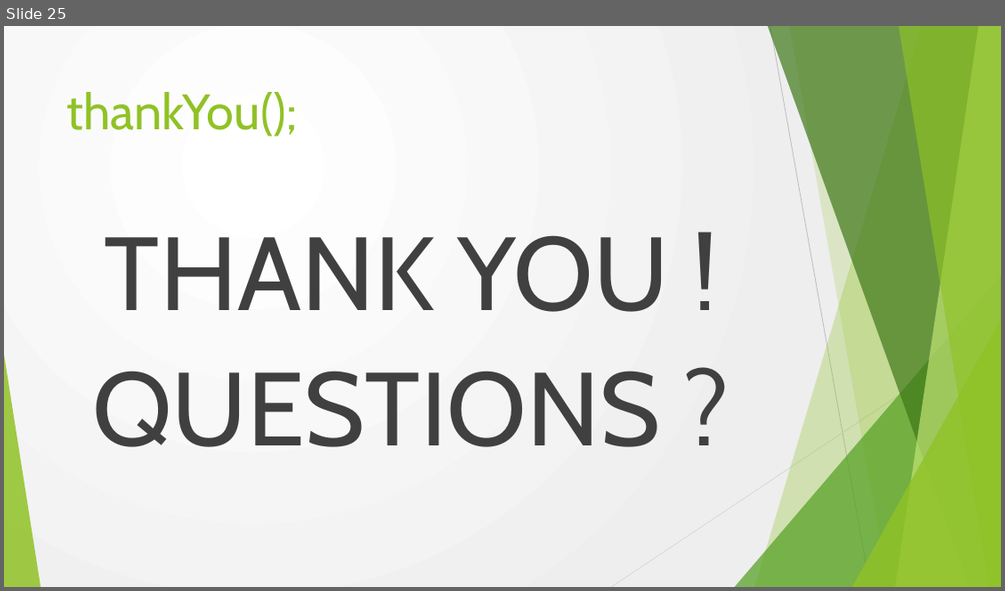
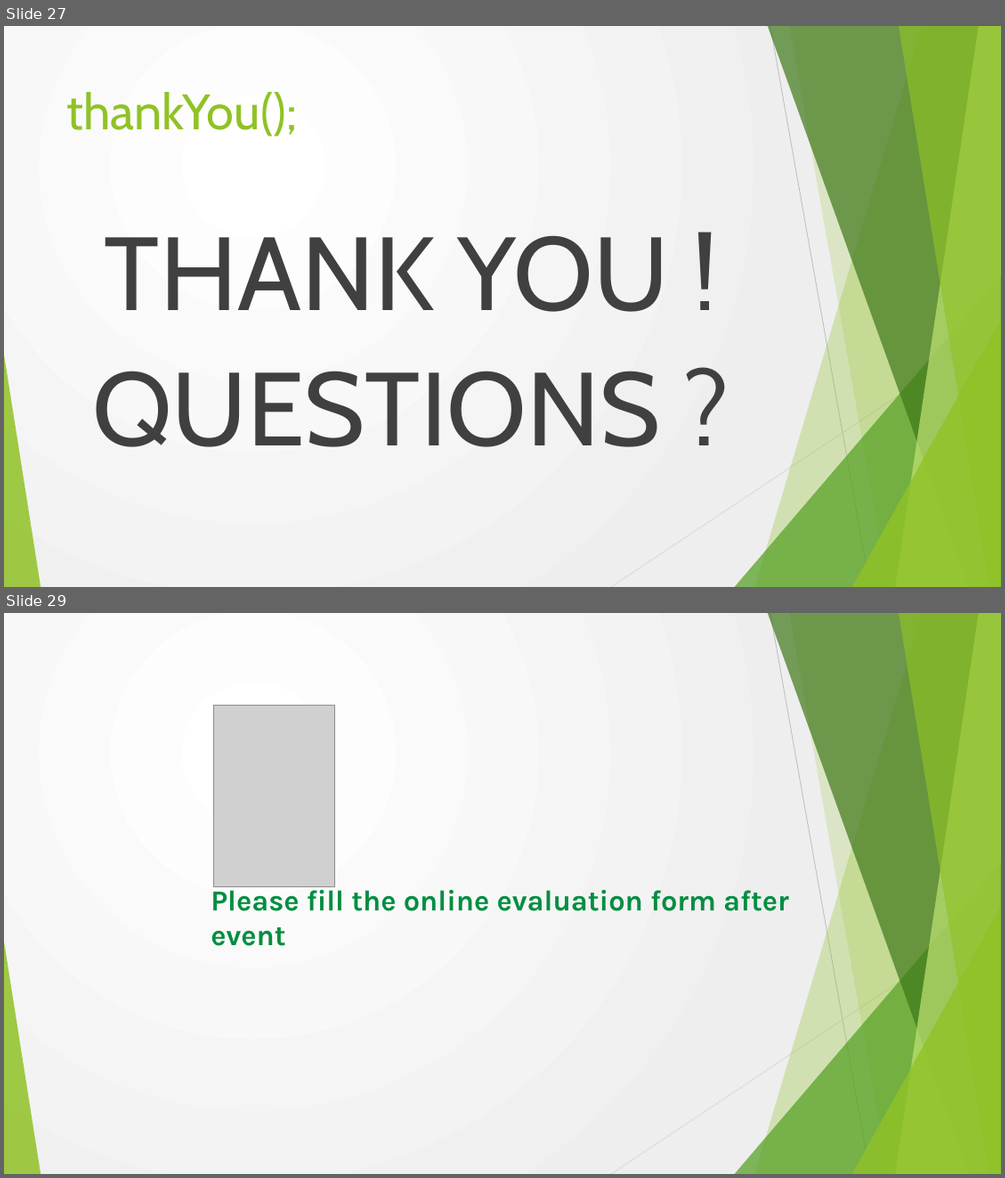
Before and after one commit to cosminspn/cc-apr-2016, a slide deck: documents/Prezentare/cc-2016-spring-data.pptx. Shown one above the other, each under a label of ours: slide 25 before the commit, slides 27 and 29 after it; the slides between them are not shown. The pictures are 1005x591 and 1005x1178 pixels, drawn with LibreOffice and Linux fonts; fonts in the diff are those of the drawing; grey boxes stand for pictures; background and template pictures are left out. Boxes give left, top, right and bottom in pixels: in the first picture for what was removed or moved away, otherwise in the second. Text is boxed around its words. In the diff, an @@ line names an element or a change of style, - is before the commit and + after.

```diff
--- a/documents/Prezentare/cc-2016-spring-data.pptx
+++ b/documents/Prezentare/cc-2016-spring-data.pptx
@@ slide 29 added at (x1=4, y1=613, x2=1001, y2=1174), background gradient #FFFFFF to #EEEEEE; not listed: 10 template elements that a slide beside it also shows @@
@@ picture added at (x1=214, y1=705, x2=335, y2=887) @@
@@ text added at (x1=210, y1=884, x2=789, y2=946), 27.9 pt, text #008E40, bold @@
+Please fill the online evaluation form after event
@@ what was slide 25 is now slide 27 @@
```
Also in this commit, not shown: 4 other slides added, 1 slide removed, 2 other files.
